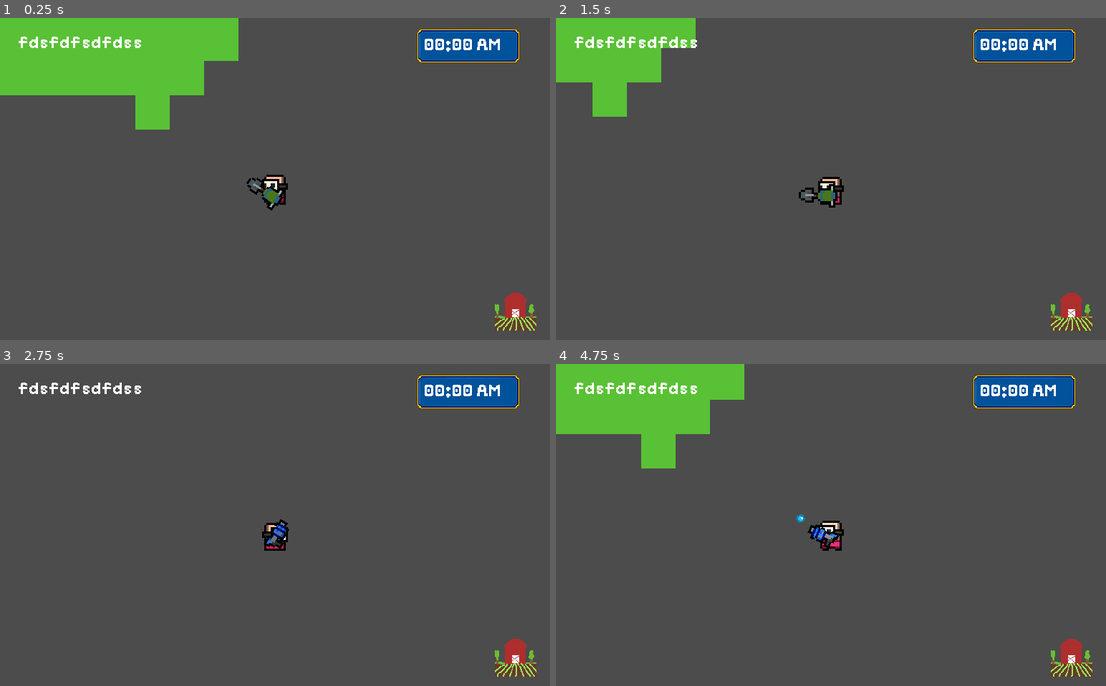
Above: before the commit, frames 1-4 (two rows, left to right).
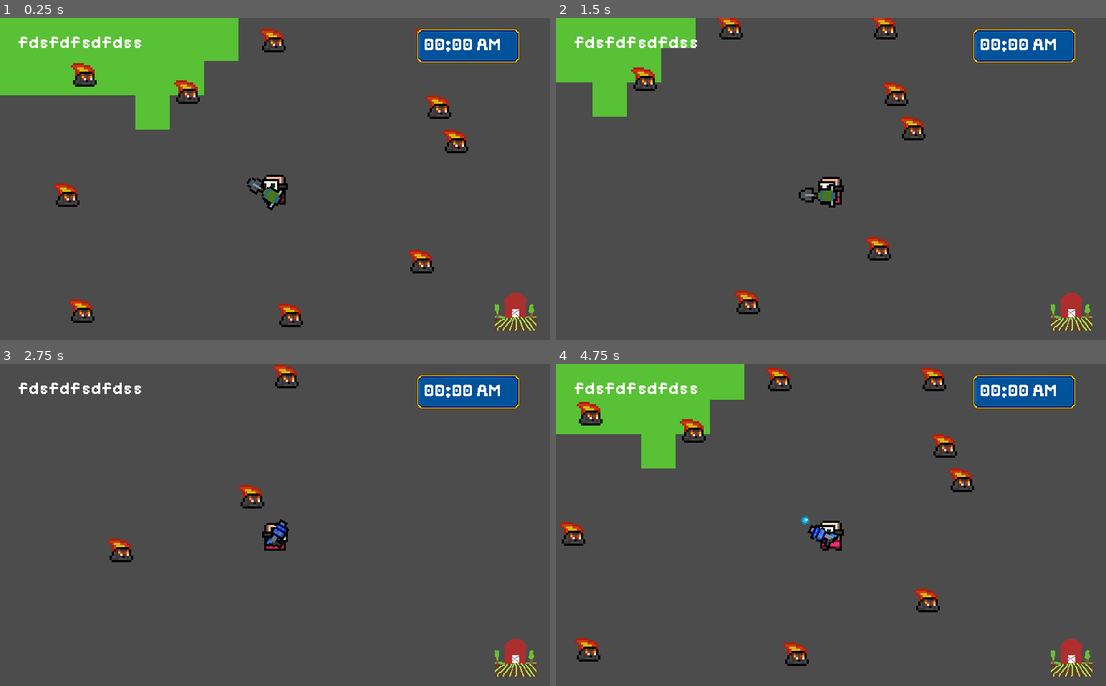
Above: after the commit, the same moments.

Repository: sugarvoid/gargun-valley
Game: Godot game, scene res://game/Game.tscn
Same seed, same stepped clock (60 frames per second), same inputs: the game is played once before the commit and once after it.
Inputs (mouse positions are in pixels of both pictures, inside the frame that each line leads up to):
- Up to frame 1 (0.25 s): no input
- Up to frame 2 (1.5 s): tap Enter at 0.5 s; move the mouse to (952, 162) at 0.52 s; hold D (move_right) 0.53-1.28 s; click (952, 162) at 0.6 s; right-click (952, 162) at 0.8 s; move the mouse to (721, 195) at 1.27 s; hold S (move_down) from 1.28 s (still down); right-click (721, 195) at 1.35 s
- Up to frame 3 (2.75 s): click (165, 541) at 1.55 s; move the mouse to (330, 454) at 2.02 s; release S (move_down) at 2.03 s; hold D (move_right) from 2.03 s (still down); tap Mouse wheel down (cycle_hand) at 2.1 s; right-click (330, 454) at 2.3 s
- Up to frame 4 (4.75 s): move the mouse to (803, 589) at 2.77 s; release D (move_right) at 2.78 s; hold W (move_up) 2.78-3.53 s; click (803, 589) at 2.85 s; move the mouse to (996, 573) at 3.52 s; hold A (move_left) from 3.53 s (still down); tap R (light_toggle) at 3.6 s; right-click (996, 573) at 3.8 s; move the mouse to (666, 476) at 4.27 s; right-click (666, 476) at 4.35 s; click (666, 476) at 4.55 s

The runs differ from the first frame. In frame 1, 1.8% of the frame differs, in the area x 9-86%, y 3-96%; in frame 2, 1.3%; in frame 3, 0.6%; in frame 4, 2.0%, in the area x 0-77%, y 1-94%.

Commit message:
Fix hand gun bug. Change weapon code.

Diff:
--- a/game/Game.tscn
+++ b/game/Game.tscn
@@ -56,7 +56,6 @@
 [node name="Plots" type="YSort" parent="GardenManager"]
 
 [node name="EnemyManager" type="Node2D" parent="."]
-visible = false
 
 [node name="Enemy" parent="EnemyManager" instance=ExtResource( 12 )]
 position = Vector2( 39, 166 )
--- a/game/actor/player/Player.tscn
+++ b/game/actor/player/Player.tscn
@@ -71,6 +71,7 @@
 position = Vector2( 1.956, 8.324 )
 
 [node name="ShovelGun" parent="Hand" instance=ExtResource( 5 )]
+unique_name_in_owner = true
 
 [node name="Camera2D" type="Camera2D" parent="."]
 current = true
@@ -97,8 +98,10 @@
 visible = false
 
 [node name="WaterGun" parent="Backpack" instance=ExtResource( 2 )]
+unique_name_in_owner = true
 
 [node name="HandGun" parent="Backpack" instance=ExtResource( 6 )]
+unique_name_in_owner = true
 
 [connection signal="area_entered" from="InteractionArea" to="." method="_on_InteractionArea_area_entered"]
 [connection signal="area_exited" from="InteractionArea" to="." method="_on_InteractionArea_area_exited"]
--- a/game/actor/player/player.gd
+++ b/game/actor/player/player.gd
@@ -13,7 +13,11 @@
 onready var reload_timer: Timer = get_node("ReloadTimer")
 onready var player_light: Light2D = get_node("Light")
 onready var hand = get_node("Hand")
+
 onready var backpack = get_node("Backpack")
+onready var shovel_gun = get_node("%ShovelGun")
+onready var water_gun = get_node("%WaterGun")
+onready var hand_gun = get_node("%HandGun")
 
 var mode: int
 var click_recharge_time: float = 2.0
@@ -31,7 +35,8 @@
 func _ready() -> void:
 	_update_current_weapon()
 	self.animation_player.play("idle")
-	$Backpack/WaterGun.connect("give_bullet", self, "_make_bullet")
+	water_gun.connect("can_shoot_bullet", self, "_make_bullet")
+	hand_gun.connect("can_shoot_bullet", self, "_make_bullet")
 
 func _get_input():
 	var input: Vector2 = Vector2(
@@ -66,7 +71,6 @@
 
 func _unhandled_input(event: InputEvent) -> void:
 	if event.is_action_released("left_click"):
-		print(current_weapon.weapon_ID)
 		if current_weapon.weapon_ID == Global.WEAPON_IDS.shovel_gun:
 			current_weapon.play_dig_anmi()
 			_create_plot()
@@ -116,13 +120,15 @@
 		area.turn_off()
 
 func _make_bullet():
+	print('player make bullet')
 	self.emit_signal("on_weapon_fired_pressed", current_weapon)
+
 
 func _pull_trigger() -> void:
 	if current_weapon.bullets_left > 0:
 		# get current weapon info
 		# Send signal to bullet factory
-		current_weapon.fire()
+		current_weapon.fire_bullet()
 	else:
 		_reload()
 
--- a/game/game.gd
+++ b/game/game.gd
@@ -19,7 +19,7 @@
 
 func _ready() -> void:
 	self.player.connect("on_play_mode_toggle", self, "_toggle_mode_icon")
-	self.player.connect("on_weapon_fired_pressed", self, "_make_bullet")
+	self.player.connect("on_weapon_fired_pressed", self, "_add_bullet_to_screen")
 	#####self.player.connect("request_plot_placement", self.garden_manager, "place_plot")
 	self.player.connect("request_plot_placement", self, "_check_tile")
 	self.player.connect("started_reloading", self, "_player_reloading")
@@ -30,11 +30,12 @@
 	if event.is_action_pressed("ui_cancel"):
 		get_tree().quit()
 
-func _make_bullet(current_weapon: Weapon) -> void:
+func _add_bullet_to_screen(current_weapon: Weapon) -> void:
+	print('MADE IT TO GAME SCRIPT')
 	var bullet = p_Projectile.instance()
 	bullet.global_transform = current_weapon.muzzle.global_transform
 	bullet_manager.add_child(bullet)
-	bullet.set_projectile_properties(current_weapon.weapon_ID)
+	bullet.set_projectile_properties(current_weapon)
 
 func _toggle_mode_icon():
 	hud.toggle_icon()
--- a/game/projectile/projectile.gd
+++ b/game/projectile/projectile.gd
@@ -1,31 +1,22 @@
 class_name Projectile
 extends Area2D
 
-enum BULLET_TYPE {
-	WATER,
-	COMPOST,
-	DAMAGE,
-}
+
 
 onready var sprite: Sprite = get_node("Sprite")
 
-var projectile_ID: int
-var type: int = BULLET_TYPE.WATER
-var speed: float = 100.0
-var life: float = 0.5
+var projectile_ID: String
+var speed: float
+var life: float
 
 func get_class() -> String:
 	return "Projectile"
 
-func set_projectile_properties(id: String) -> void:
-	match id:
-		Global.WEAPON_IDS.water_gun:
-			self.sprite.frame = 0
-			self.projectile_ID = Global.PROJECTILE_IDS.water_bullet
-		Global.WEAPON_IDS.hand_gun:
-			print('damage bullet set up')
-			self.sprite.frame = 1
-			self.projectile_ID = Global.PROJECTILE_IDS.player_damage_bullet
+func set_projectile_properties(weapon: Weapon) -> void:
+	self.speed = weapon.bullet_speed
+	self.life = weapon.bullet_life
+	self.sprite.frame = weapon.bullet_sprite_frame
+	self.projectile_ID = weapon.bullet_ID
 
 func _physics_process(delta):
 	global_position += Vector2(cos(rotation), sin(rotation)) * speed * delta
--- a/game/weapon/hand_gun/HandGun.tscn
+++ b/game/weapon/hand_gun/HandGun.tscn
@@ -11,4 +11,4 @@
 texture = ExtResource( 2 )
 
 [node name="Muzzle" parent="." index="1"]
-position = Vector2( 9, -3 )
+position = Vector2( 10, -3 )
--- a/game/weapon/hand_gun/hand_gun.gd
+++ b/game/weapon/hand_gun/hand_gun.gd
@@ -3,11 +3,17 @@
 
 func _init() -> void:
 	self.weapon_ID = Global.WEAPON_IDS.hand_gun
-
-
-func _ready() -> void:
-	bullet_speed = 100
+	bullet_speed = 200
 	bullet_life = 3.5
 	reload_time = 2.5
 	magazine_size = 9
 	bullets_left = 9
+	bullet_sprite_frame = 1
+	bullet_ID = Global.PROJECTILE_IDS.player_damage_bullet
+
+
+func primary_action() -> void:
+	self.fire_bullet()
+
+func secondary_action() -> void:
+	pass
--- a/game/weapon/water_gun/water_gun.gd
+++ b/game/weapon/water_gun/water_gun.gd
@@ -1,11 +1,18 @@
+class_name WaterGun
 extends Weapon
 
 func _init():
 	self.weapon_ID = Global.WEAPON_IDS.water_gun
-
-func _ready() -> void:
 	bullet_speed = 80
 	bullet_life = 2.5
 	reload_time = 3.0
 	magazine_size = 15
 	bullets_left = 15
+	bullet_sprite_frame = 0
+	bullet_ID = Global.PROJECTILE_IDS.water_bullet
+
+func primary_action() -> void:
+	self.fire_bullet()
+
+func secondary_action() -> void:
+	pass
--- a/game/weapon/weapon.gd
+++ b/game/weapon/weapon.gd
@@ -1,8 +1,13 @@
 class_name Weapon
 extends Node2D
 
-signal give_bullet
+signal can_shoot_bullet
 
+enum BULLET_TYPE {
+	WATER,
+	COMPOST,
+	DAMAGE,
+}
 
 enum WEAPON_TYPE {
 	FARMING,
@@ -21,10 +26,11 @@
 var weapon_subtype: int
 var bullet_speed: float
 var bullet_life: float
+var bullet_sprite_frame: int
 var reload_time: float
 var magazine_size: int
 var bullets_left: int
-
+var bullet_ID: String
 
 func _ready() -> void:
 	pass
@@ -36,10 +42,10 @@
 func secondary_action() -> void:
 	pass
 
-func fire() -> void:
-	print(self.bullets_left)
+func fire_bullet() -> void:
 	if bullets_left > 0:
-		emit_signal("give_bullet")
+		emit_signal("can_shoot_bullet")
+		print('emitted can shoot signal')
 		self.bullets_left -= 1
 		if self.bullets_left == 0:
 			return
--- a/project.godot
+++ b/project.godot
@@ -78,6 +78,11 @@
 "class": "TimeManager",
 "language": "GDScript",
 "path": "res://game/manager/time_manager.gd"
+}, {
+"base": "Weapon",
+"class": "WaterGun",
+"language": "GDScript",
+"path": "res://game/weapon/water_gun/water_gun.gd"
 }, {
 "base": "Node2D",
 "class": "Weapon",
@@ -99,6 +104,7 @@
 "Projectile": "",
 "ShovelGun": "",
 "TimeManager": "",
+"WaterGun": "",
 "Weapon": ""
 }
 
Not shown, changed: README.md
